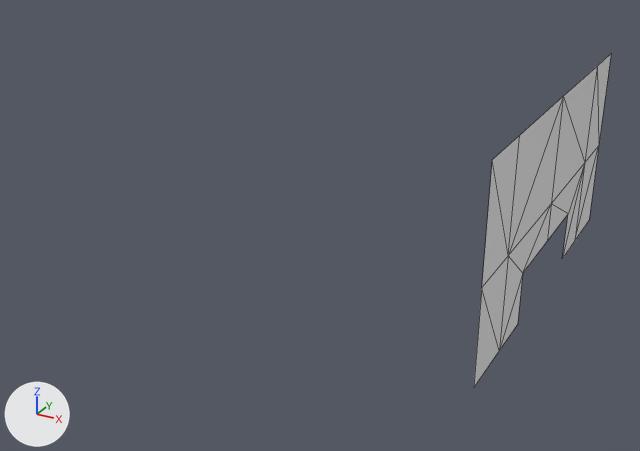
One commit to the OBJ model teardown/wwf-no-mercy/models/backstage/model_061C.obj: the scene before it, then after it.
Before and after are seen from a 50 mm camera at (349.0, -724.0, 377.0) aimed at (-16.0, -61.0, 45.0). The lights are fixed; the arrows at lower left show +X, +Y and +Z. The older version comes first. Mesh edges are drawn as thin lines. Where no turn or scale is listed for an object, it has been applied to the vertices.

In view in the first picture: 'model_061C'.
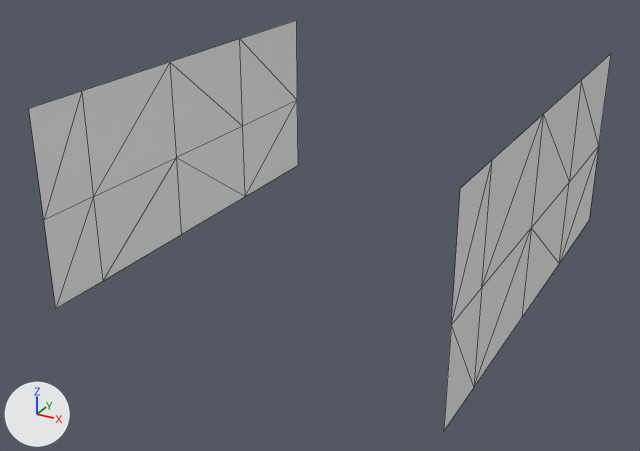
The change in detail:
me_model_061c is used by ob_model_061c.
me_model_061c had 19 vertices, 20 faces and spanned x 180.0, y -180.0..180.0, z 0.0..180.0.
me_model_061c now has 30 vertices, 32 faces and spans x -180.0..180.0, y -240.0..180.0, z 0.0..180.0.
me_model_061c part 1: a new loose piece of 15 vertices spanning x -180.0, y -240.0..180.0, z 0.0..180.0.
Part 2, on me_model_061c:
12 vertices are removed from x 180.0, y -120.0..120.0, z 0.0..180.0.
19 faces are deleted.
1 vertex moves from x 180.0, y 120.0, z 180.0 to x 180.0, y 60.0, z 180.0.
8 vertices are added at x 180.0, y -240.0..60.0, z 0.0..180.0.
15 new faces join them.

Changed parts and their boxes [x1, y1, x2, y2] in the pictures (640 x 451 px; the box of a moved part takes in the faces that stretch with it):
'model_061C', reshaped (322% wider, 23% taller): before [474, 54, 611, 387]; after [29, 20, 611, 430]
part 1 of me_model_061c, added: after [29, 20, 298, 309]
part 2 of me_model_061c, moved or reshaped: before [474, 66, 599, 387]; after [444, 81, 599, 430]
